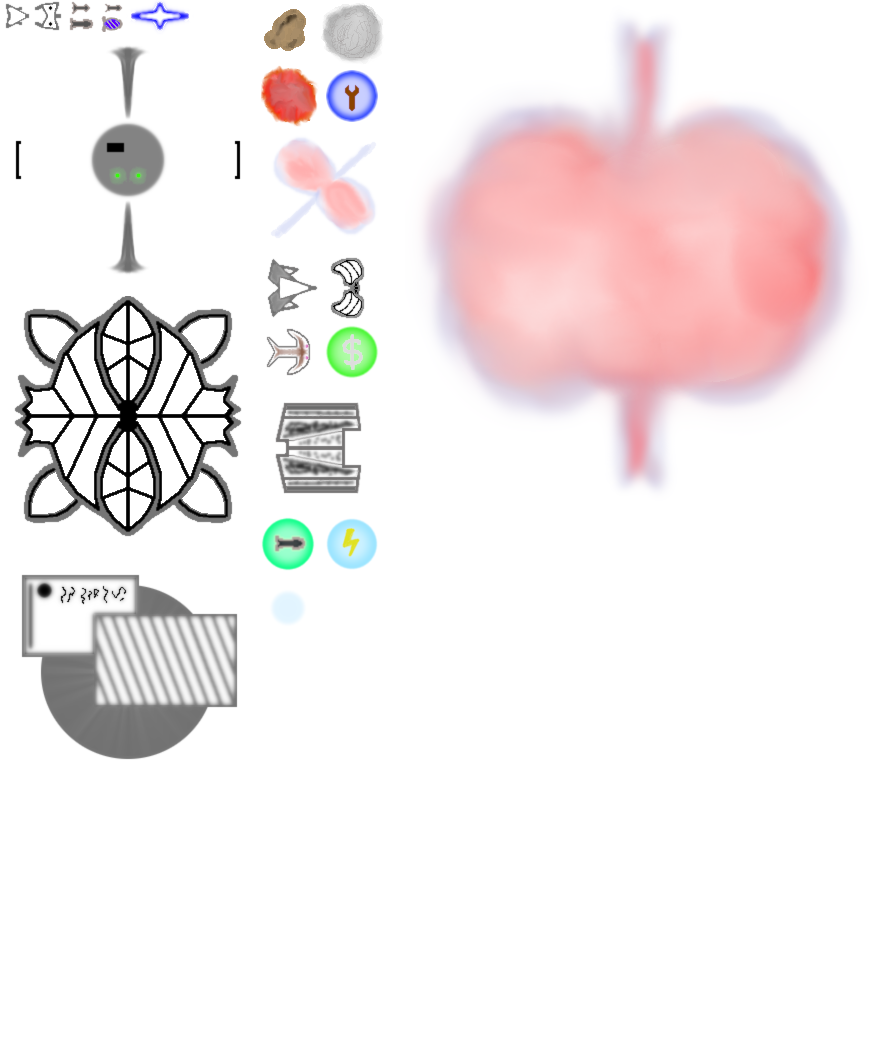
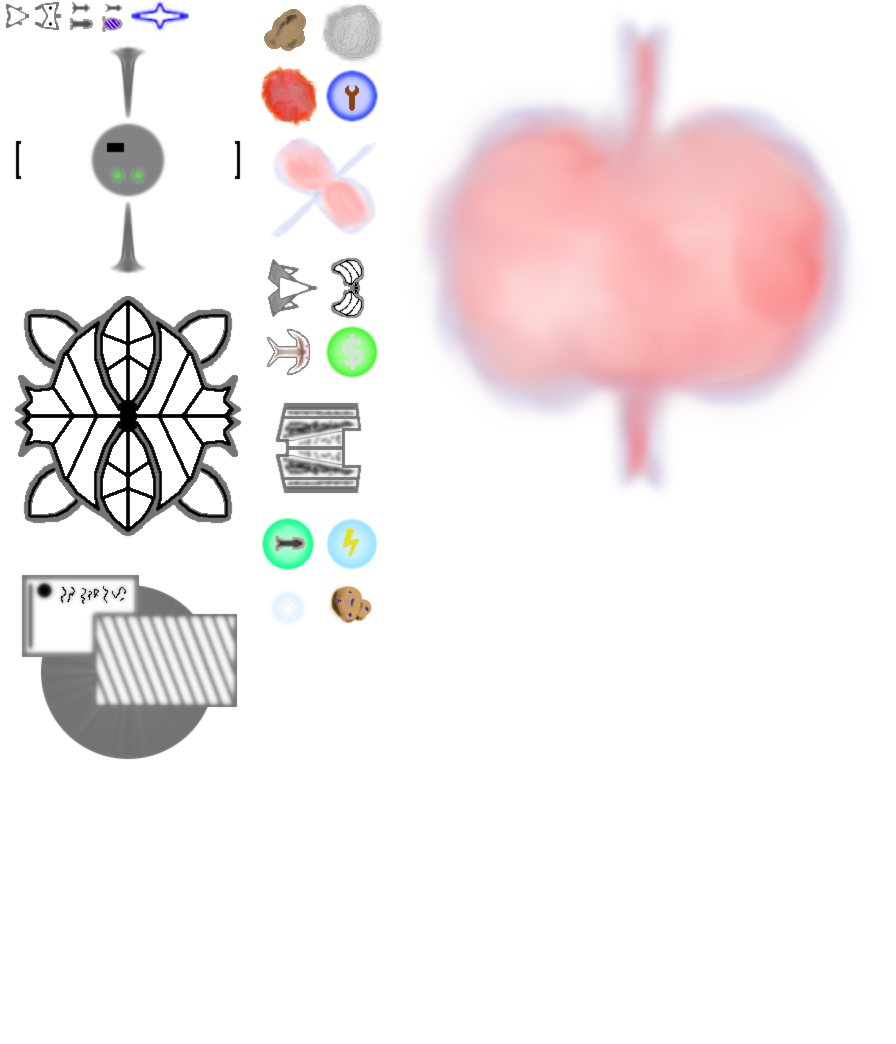
Two versions of the same layered image (896px x 1044px). Layer-by-layer changes:
painted on "Layer" over [276, 584, 373, 624]
